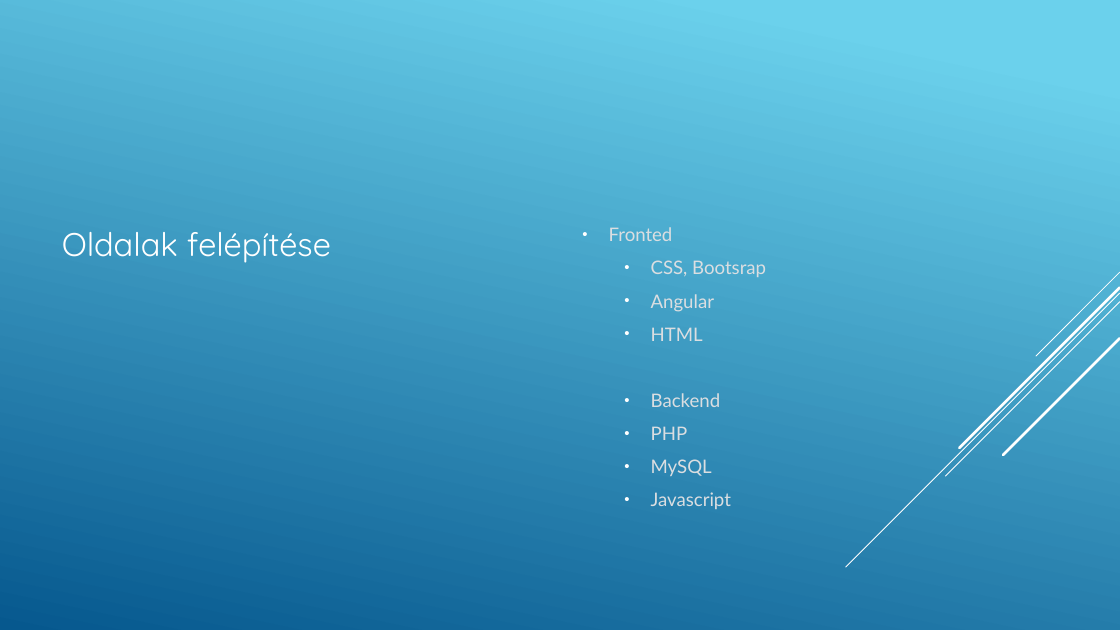
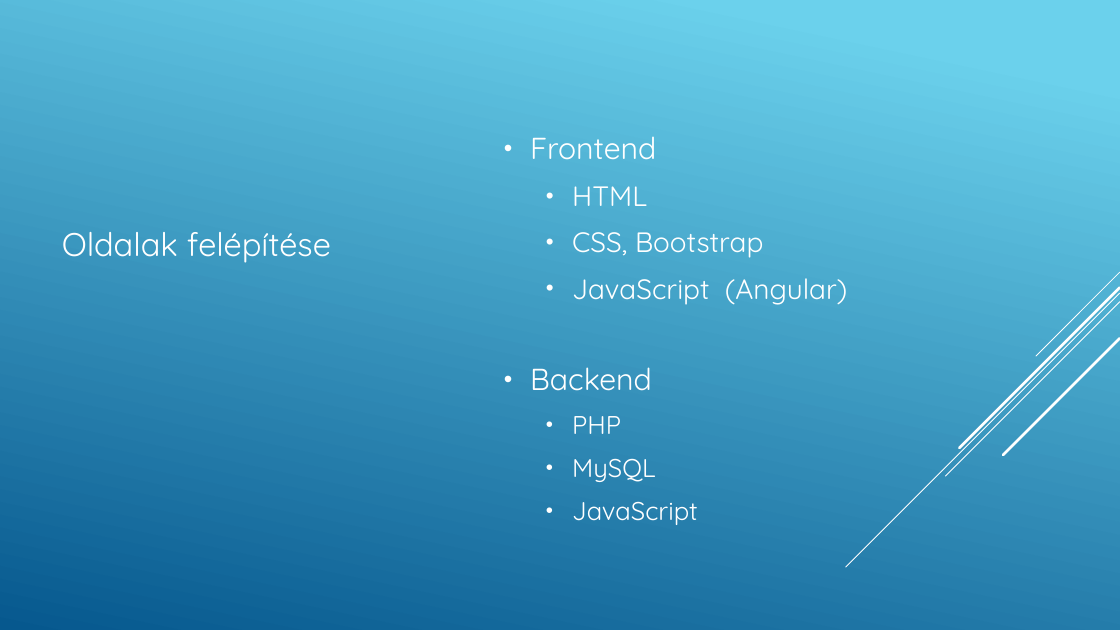
Before and after one commit to csokyS/LuxCar, a slide deck: slide 9 of docs/LuxCar.pptx (slide 5 before the commit). Drawn at 1120x630 pixels with LibreOffice and Linux fonts; fonts in the diff are those of the drawing. Boxes give left, top, right and bottom in pixels: in the first picture for what was removed or moved away, otherwise in the second. Text is boxed around its words. In the diff, an @@ line names an element or a change of style, - is before the commit and + after.

```diff
--- a/docs/LuxCar.pptx
+++ b/docs/LuxCar.pptx
@@ text "Frontend": place and size @@
-text "Frontend" at [609, 227, 766, 509]
+text "Frontend" at [530, 136, 847, 525]
@@ text at [530, 136, 656, 160]: text changed; size 16 to 26 pt; font Lato to Quicksand; text colour #DBDEE1 to #FFFFFF @@
-• Fronted
-  • CSS, Bootsrap
-  • Angular
+• Frontend
@@ text at [530, 186, 656, 482]: size 16 to 24 pt in "HTML"; font Lato to Quicksand, text colour #DBDEE1 to #FFFFFF in "HTML", "Backend", "PHP", "MySQL"; size 16 to 26 pt in "Backend"; size 16 to 22 pt in "PHP", "MySQL"; more space between paragraphs; list level 2 to 1 in "Backend" @@
@@ text at [572, 232, 847, 305]: paragraphs added @@
+  • CSS, Bootstrap
+  • JavaScript (Angular)
@@ text at [572, 502, 698, 525]: text changed; size 16 to 22 pt; font Lato to Quicksand; text colour #DBDEE1 to #FFFFFF @@
-  • Javascript
+  • JavaScript
```
Also in this commit, not shown: 19 other slides changed, 1 slide added, 1 slide removed, 1 other file.
